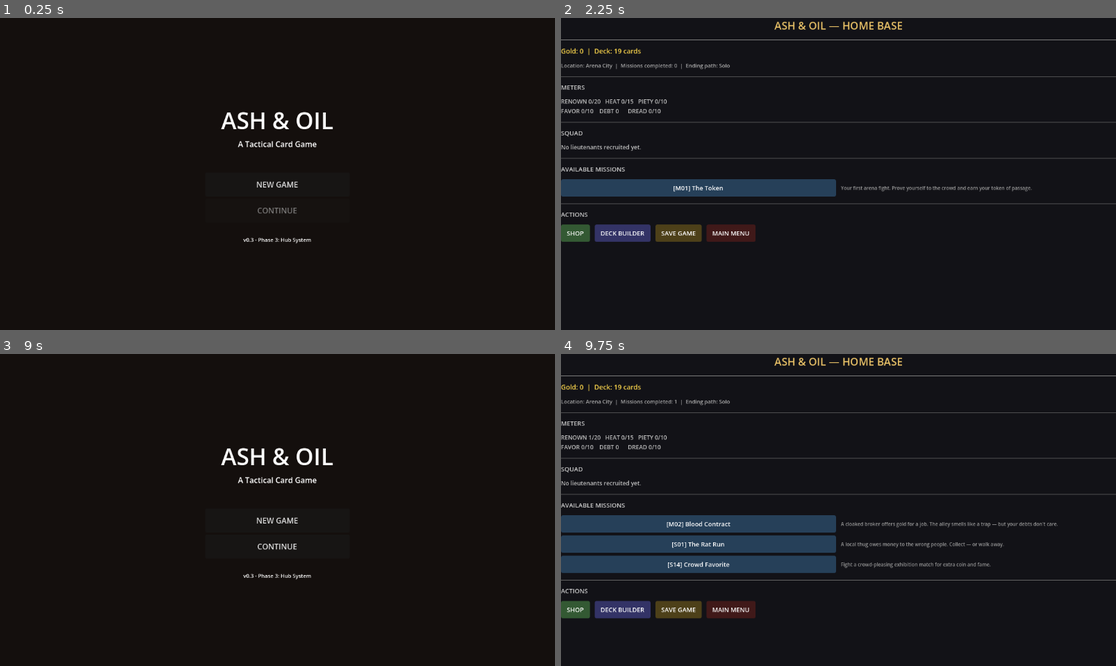
Above: before the commit, frames 1-4 (two rows, left to right).
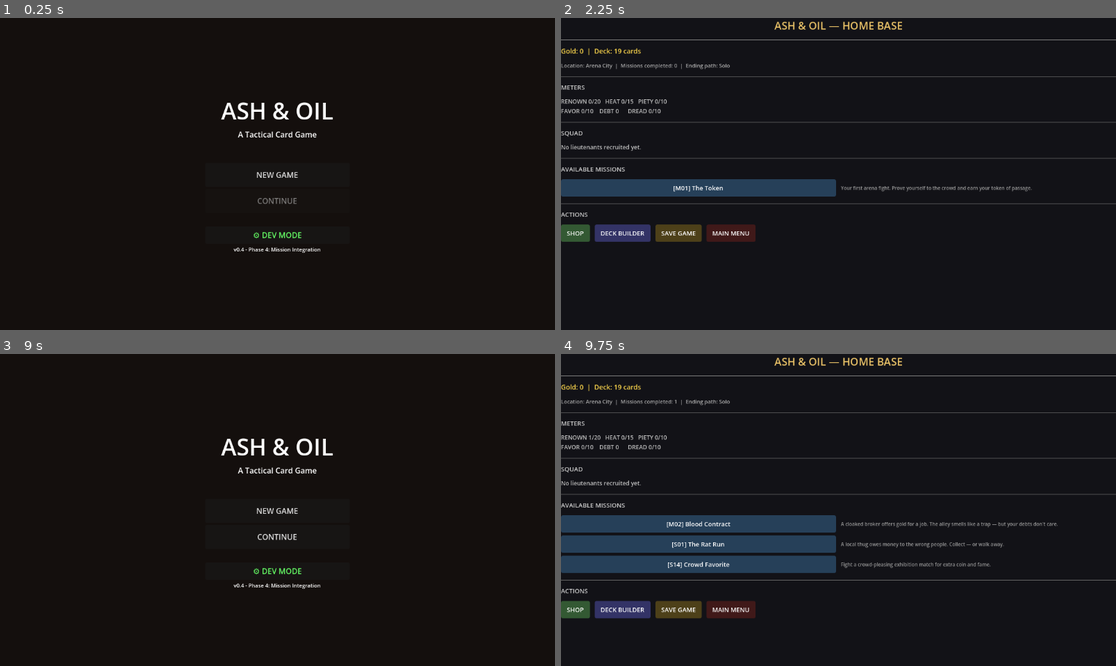
Above: after the commit, the same moments.

Repository: StoveGodCooks/ash-oil
Game: Godot game, scene res://scenes/Main.tscn
Two runs of this game, one before a commit and one after it. Both use one fixed random seed, a clock stepped at 60 frames per second and the inputs below.
Inputs:
- Up to frame 1 (0.25 s): no input
- Up to frame 2 (2.25 s): click "NEW GAME" at 0.5 s; click "MAIN MENU" at 1.25 s; click "NEW GAME" at 2 s
- Up to frame 3 (9 s): click "[M01] The Token" at 2.75 s; click "[1★] Veteran's Strike ⚔ 3 dmg" at 3.5 s; click "[1★] First Aid 💚 heal 3 HP" at 4.25 s; click "END TURN" at 5 s; click "[1★] Veteran's Strike ⚔ 3 dmg" at 5.75 s; click "[1★] Shield Bash 🛡 +2 armor" at 6.5 s; click "[0★] Quick Jab ⚔ 1 dmg" at 7.25 s; click "RETREAT" at 8 s; click "MAIN MENU" at 8.75 s
- Up to frame 4 (9.75 s): click "CONTINUE" at 9.5 s

The runs differ from the first frame. In frame 1, 1.6% of the frame differs, in the area x 39-61%, y 26-76%; in frame 2, nothing differs; in frame 3, 1.7%; in frame 4, nothing differs.

Commit message:
Add Dev Mode for rapid testing
- DevMenu.gd + DevMenu.tscn: Full dev panel accessible from main menu
  - Quick Nav: jump to Hub, Shop, Deck Builder instantly
  - Set Resources: Gold +500/+100, max meters, zero HEAT, clear DEBT
  - Unlock Missions: M01-M10, M11-M20, all side missions at once
  - Jump to any mission (M01-M20, S01-S14) directly into combat
  - Auto-sets starter deck if empty so nothing crashes
- Main.gd: Added DEV MODE button (green), updated version label to v0.4

Co-Authored-By: Claude Haiku 4.5 <noreply@anthropic.com>

Diff:
--- /dev/null
+++ b/scenes/DevMenu.tscn
@@ -0,0 +1,12 @@
+[gd_scene format=3]
+
+[ext_resource type="Script" path="res://scripts/ui/DevMenu.gd" id="1"]
+
+[node name="DevMenu" type="Control"]
+layout_mode = 3
+anchors_preset = 15
+anchor_right = 1.0
+anchor_bottom = 1.0
+grow_horizontal = 2
+grow_vertical = 2
+script = ExtResource("1")
--- /dev/null
+++ b/scripts/ui/DevMenu.gd
@@ -0,0 +1,189 @@
+extends Control
+## DEV MODE — Jump to any mission or scene instantly for testing
+
+func _ready() -> void:
+	_build_ui()
+
+func _build_ui() -> void:
+	var bg = ColorRect.new()
+	bg.color = Color(0.05, 0.08, 0.05)
+	bg.set_anchors_preset(Control.PRESET_FULL_RECT)
+	add_child(bg)
+
+	var scroll = ScrollContainer.new()
+	scroll.set_anchors_preset(Control.PRESET_FULL_RECT)
+	add_child(scroll)
+
+	var vbox = VBoxContainer.new()
+	vbox.size_flags_horizontal = Control.SIZE_EXPAND_FILL
+	vbox.add_theme_constant_override("separation", 10)
+	scroll.add_child(vbox)
+
+	# Title
+	var title = Label.new()
+	title.text = "⚙ DEV MODE"
+	title.add_theme_font_size_override("font_size", 26)
+	title.add_theme_color_override("font_color", Color(0.4, 1.0, 0.4))
+	title.horizontal_alignment = HORIZONTAL_ALIGNMENT_CENTER
+	vbox.add_child(title)
+
+	var warn = Label.new()
+	warn.text = "Not visible in final build. Use to skip directly to any scene."
+	warn.add_theme_font_size_override("font_size", 11)
+	warn.add_theme_color_override("font_color", Color(0.6, 0.6, 0.6))
+	warn.horizontal_alignment = HORIZONTAL_ALIGNMENT_CENTER
+	vbox.add_child(warn)
+
+	vbox.add_child(_sep())
+
+	# ── Quick Nav ──
+	_section(vbox, "QUICK NAV")
+	var nav = HBoxContainer.new()
+	nav.add_theme_constant_override("separation", 8)
+	vbox.add_child(nav)
+	nav.add_child(_btn("Main Menu",   Color(0.3,0.3,0.3), func(): get_tree().change_scene_to_file("res://scenes/Main.tscn")))
+	nav.add_child(_btn("Hub",         Color(0.1,0.3,0.4), func(): _go_hub()))
+	nav.add_child(_btn("Shop",        Color(0.1,0.3,0.1), func(): _go_shop()))
+	nav.add_child(_btn("Deck Builder",Color(0.1,0.1,0.4), func(): _go_deck()))
+
+	vbox.add_child(_sep())
+
+	# ── Set Resources ──
+	_section(vbox, "SET RESOURCES (applied on launch)")
+	var res_row = HBoxContainer.new()
+	res_row.add_theme_constant_override("separation", 8)
+	vbox.add_child(res_row)
+	res_row.add_child(_btn("Gold +500",  Color(0.3,0.25,0.0), func(): GameState.add_gold(500)))
+	res_row.add_child(_btn("Gold +100",  Color(0.25,0.2,0.0), func(): GameState.add_gold(100)))
+	res_row.add_child(_btn("Max RENOWN", Color(0.2,0.2,0.1),  func(): GameState.change_meter("RENOWN", 20)))
+	res_row.add_child(_btn("Max PIETY",  Color(0.2,0.1,0.2),  func(): GameState.change_meter("PIETY",  10)))
+	res_row.add_child(_btn("Max FAVOR",  Color(0.1,0.2,0.2),  func(): GameState.change_meter("FAVOR",  10)))
+	res_row.add_child(_btn("Zero HEAT",  Color(0.1,0.1,0.25), func(): GameState.change_meter("HEAT", -GameState.HEAT)))
+	res_row.add_child(_btn("Clear DEBT", Color(0.1,0.25,0.1), func(): GameState.change_meter("DEBT", -GameState.DEBT)))
+
+	vbox.add_child(_sep())
+
+	# ── Unlock All Missions ──
+	_section(vbox, "UNLOCK MISSIONS")
+	var unlock_row = HBoxContainer.new()
+	unlock_row.add_theme_constant_override("separation", 8)
+	vbox.add_child(unlock_row)
+	unlock_row.add_child(_btn("Unlock M01-M10", Color(0.2,0.2,0.35), func(): _unlock_range("M", 1, 10)))
+	unlock_row.add_child(_btn("Unlock M11-M20", Color(0.2,0.2,0.35), func(): _unlock_range("M", 11, 20)))
+	unlock_row.add_child(_btn("Unlock All Sides",Color(0.15,0.25,0.2),func(): _unlock_sides()))
+	unlock_row.add_child(_btn("Complete M01",   Color(0.15,0.3,0.15), func(): GameState.complete_mission("M01")))
+
+	vbox.add_child(_sep())
+
+	# ── Main Missions ──
+	_section(vbox, "JUMP TO MAIN MISSION")
+	var main_grid = GridContainer.new()
+	main_grid.columns = 5
+	main_grid.add_theme_constant_override("h_separation", 6)
+	main_grid.add_theme_constant_override("v_separation", 6)
+	vbox.add_child(main_grid)
+	for i in range(1, 21):
+		var mid = "M%02d" % i
+		main_grid.add_child(_mission_btn(mid))
+
+	vbox.add_child(_sep())
+
+	# ── Side Missions ──
+	_section(vbox, "JUMP TO SIDE MISSION")
+	var side_grid = GridContainer.new()
+	side_grid.columns = 5
+	side_grid.add_theme_constant_override("h_separation", 6)
+	side_grid.add_theme_constant_override("v_separation", 6)
+	vbox.add_child(side_grid)
+	for sid in ["S01","S02","S06","S13","S14"]:
+		side_grid.add_child(_mission_btn(sid))
+
+	vbox.add_child(_sep())
+
+	# ── Back ──
+	var back = _btn("← BACK TO MAIN MENU", Color(0.25,0.1,0.1), func(): get_tree().change_scene_to_file("res://scenes/Main.tscn"))
+	back.custom_minimum_size = Vector2(0, 42)
+	vbox.add_child(back)
+
+# ── Helpers ──
+func _mission_btn(mid: String) -> Button:
+	var m = MissionManager.get_mission(mid)
+	var label = mid
+	if not m.is_empty():
+		label = "%s\n%s" % [mid, m.get("name","")]
+	var color = Color(0.1, 0.2, 0.35) if mid.begins_with("M") else Color(0.2, 0.15, 0.3)
+	return _btn(label, color, func(): _launch_mission(mid))
+
+func _launch_mission(mid: String) -> void:
+	# Ensure we have a deck
+	if GameState.current_deck.is_empty():
+		GameState.current_deck = CardManager.get_starter_deck()
+	GameState.current_mission_id = mid
+	GameState.unlock_mission(mid)
+	get_tree().change_scene_to_file("res://scenes/CombatScreen.tscn")
+
+func _go_hub() -> void:
+	if GameState.current_deck.is_empty():
+		GameState.current_deck = CardManager.get_starter_deck()
+	get_tree().change_scene_to_file("res://scenes/MainHub.tscn")
+
+func _go_shop() -> void:
+	if GameState.current_deck.is_empty():
+		GameState.current_deck = CardManager.get_starter_deck()
+	get_tree().change_scene_to_file("res://scenes/ShopUI.tscn")
+
+func _go_deck() -> void:
+	if GameState.current_deck.is_empty():
+		GameState.current_deck = CardManager.get_starter_deck()
+	# Add some discovered cards for testing if empty
+	if GameState.discovered_cards.is_empty():
+		for i in range(1, 20):
+			var cid = "card_%03d" % i
+			if cid not in GameState.discovered_cards:
+				GameState.discovered_cards.append(cid)
+	get_tree().change_scene_to_file("res://scenes/DeckBuilder.tscn")
+
+func _unlock_range(prefix: String, from: int, to: int) -> void:
+	for i in range(from, to + 1):
+		GameState.unlock_mission("%s%02d" % [prefix, i])
+
+func _unlock_sides() -> void:
+	for sid in ["S01","S02","S03","S04","S05","S06","S07","S08","S09","S10","S11","S12","S13","S14","S15"]:
+		GameState.unlock_mission(sid)
+
+func _section(parent: Control, text: String) -> void:
+	var lbl = Label.new()
+	lbl.text = text
+	lbl.add_theme_font_size_override("font_size", 13)
+	lbl.add_theme_color_override("font_color", Color(0.4, 1.0, 0.4))
+	parent.add_child(lbl)
+
+func _sep() -> HSeparator:
+	var s = HSeparator.new()
+	s.add_theme_color_override("color", Color(0.2, 0.35, 0.2))
+	return s
+
+func _btn(text: String, color: Color, action: Callable) -> Button:
+	var btn = Button.new()
+	btn.text = text
+	btn.add_theme_font_size_override("font_size", 12)
+	btn.add_theme_color_override("font_color", Color.WHITE)
+	btn.add_theme_stylebox_override("normal",  _style(color))
+	btn.add_theme_stylebox_override("hover",   _style(color.lightened(0.15)))
+	btn.add_theme_stylebox_override("pressed", _style(color.darkened(0.15)))
+	btn.custom_minimum_size = Vector2(0, 34)
+	btn.pressed.connect(action)
+	return btn
+
+func _style(color: Color) -> StyleBoxFlat:
+	var s = StyleBoxFlat.new()
+	s.bg_color = color
+	s.corner_radius_top_left    = 4
+	s.corner_radius_top_right   = 4
+	s.corner_radius_bottom_left = 4
+	s.corner_radius_bottom_right= 4
+	s.content_margin_left  = 10
+	s.content_margin_right = 10
+	s.content_margin_top   = 4
+	s.content_margin_bottom= 4
+	return s
--- a/scripts/ui/Main.gd
+++ b/scripts/ui/Main.gd
@@ -58,9 +58,17 @@
 	sp2.custom_minimum_size = Vector2(0, 20)
 	vbox.add_child(sp2)
 
+	# Dev Mode button
+	var dev_btn = Button.new()
+	dev_btn.text = "⚙ DEV MODE"
+	dev_btn.custom_minimum_size = Vector2(200, 36)
+	dev_btn.add_theme_color_override("font_color", Color(0.4, 1.0, 0.4))
+	dev_btn.pressed.connect(func(): get_tree().change_scene_to_file("res://scenes/DevMenu.tscn"))
+	vbox.add_child(dev_btn)
+
 	# Version
 	var ver = Label.new()
-	ver.text = "v0.3 - Phase 3: Hub System"
+	ver.text = "v0.4 - Phase 4: Mission Integration"
 	ver.horizontal_alignment = HORIZONTAL_ALIGNMENT_CENTER
 	ver.add_theme_font_size_override("font_size", 11)
 	vbox.add_child(ver)
